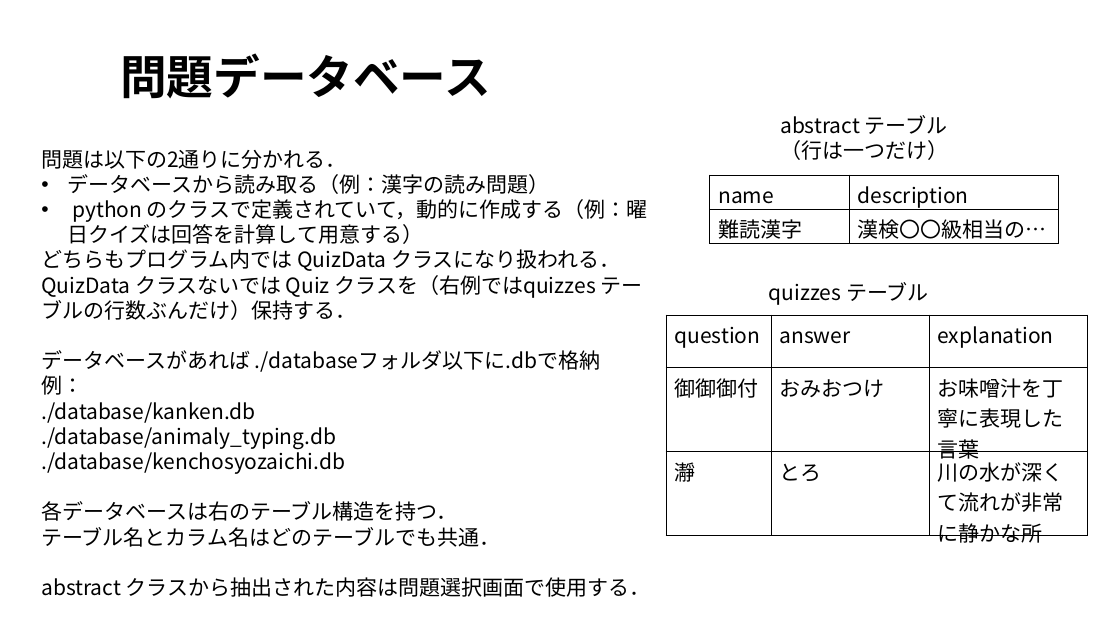
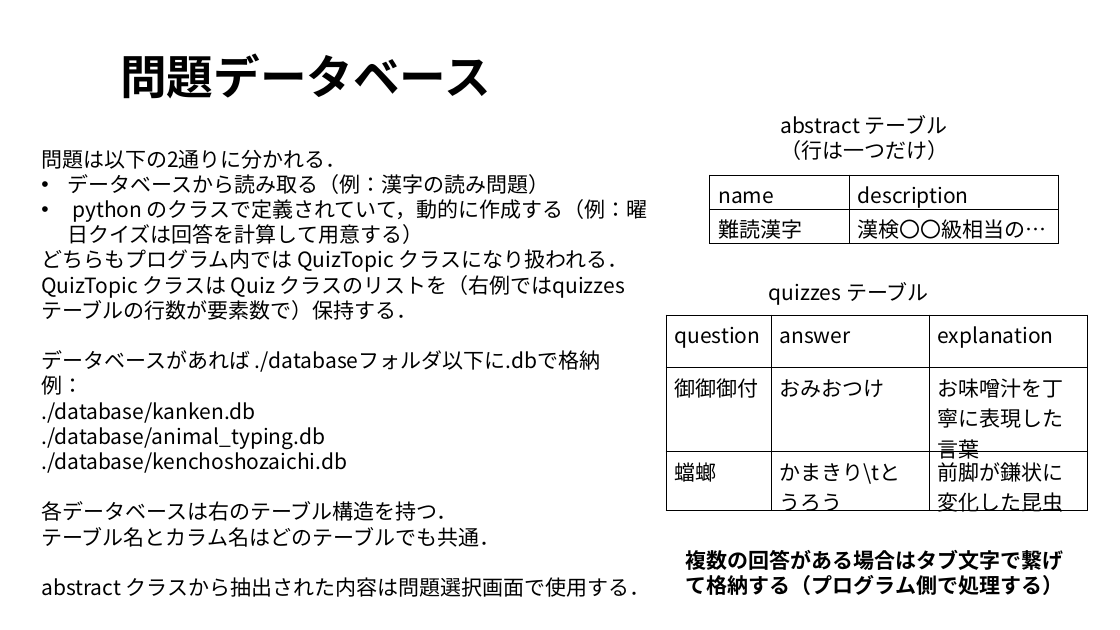
Before and after one commit to tanakai0/stdlib_py_typist, a slide deck: slide 3 of design.pptx. Drawn at 1120x630 pixels with LibreOffice and Linux fonts; fonts in the diff are those of the drawing. Boxes give left, top, right and bottom in pixels: in the first picture for what was removed or moved away, otherwise in the second. Text is boxed around its words. In the diff, an @@ line names an element or a change of style, - is before the commit and + after.

```diff
--- a/design.pptx
+++ b/design.pptx
@@ text at bbox=[41, 249, 629, 320]: text changed @@
-どちらもプログラム内では QuizData クラスになり扱われる．QuizData クラスないでは Quiz クラスを（右例ではquizzes テーブルの行数ぶんだけ）保持する．
+どちらもプログラム内では QuizTopic クラスになり扱われる．QuizTopic クラスは Quiz クラスのリストを（右例ではquizzes テーブルの行数が要素数で）保持する．
@@ table at bbox=[666, 315, 1087, 516] @@
-row 3: 瀞 | とろ | 川の水が深くて流れが非常に静かな所
+row 3: 蟷螂 | かまきり\tとうろう | 前脚が鎌状に変化した昆虫
@@ text at bbox=[41, 427, 347, 473]: text changed @@
-./database/animaly_typing.db
-./database/kenchosyozaichi.db
+./database/animal_typing.db
+./database/kenchoshozaichi.db
@@ text added at bbox=[686, 550, 1064, 595], 18 pt, text #000000, bold @@
+複数の回答がある場合はタブ文字で繋げて格納する（プログラム側で処理する）
```
Also in this commit, not shown: 6 other slides changed, 6 slides added.
